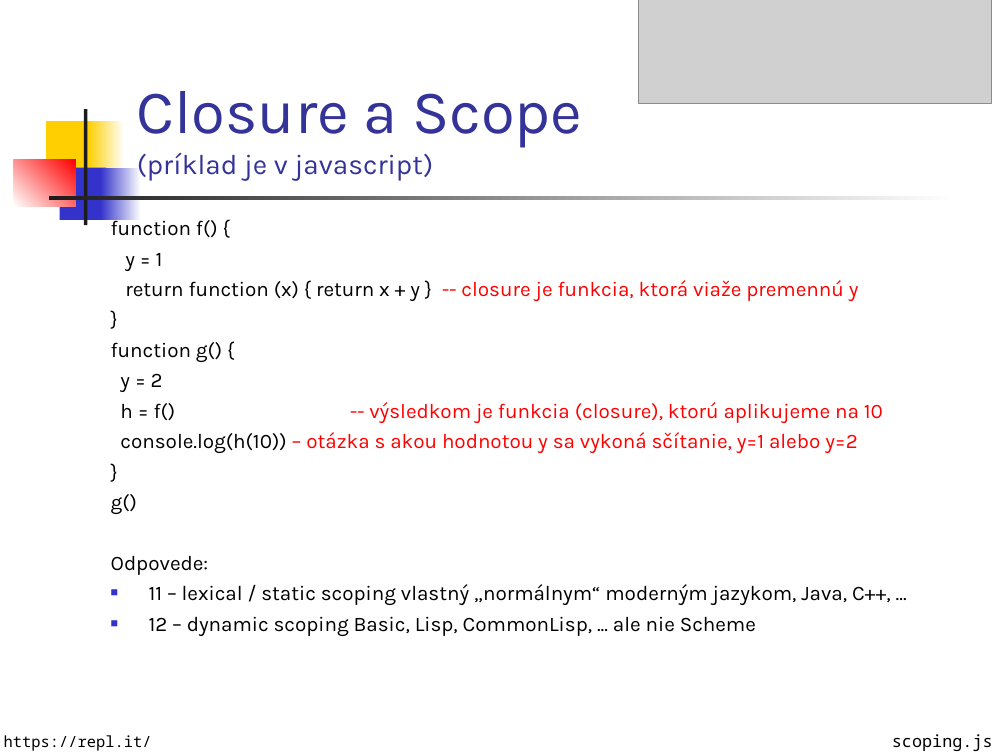
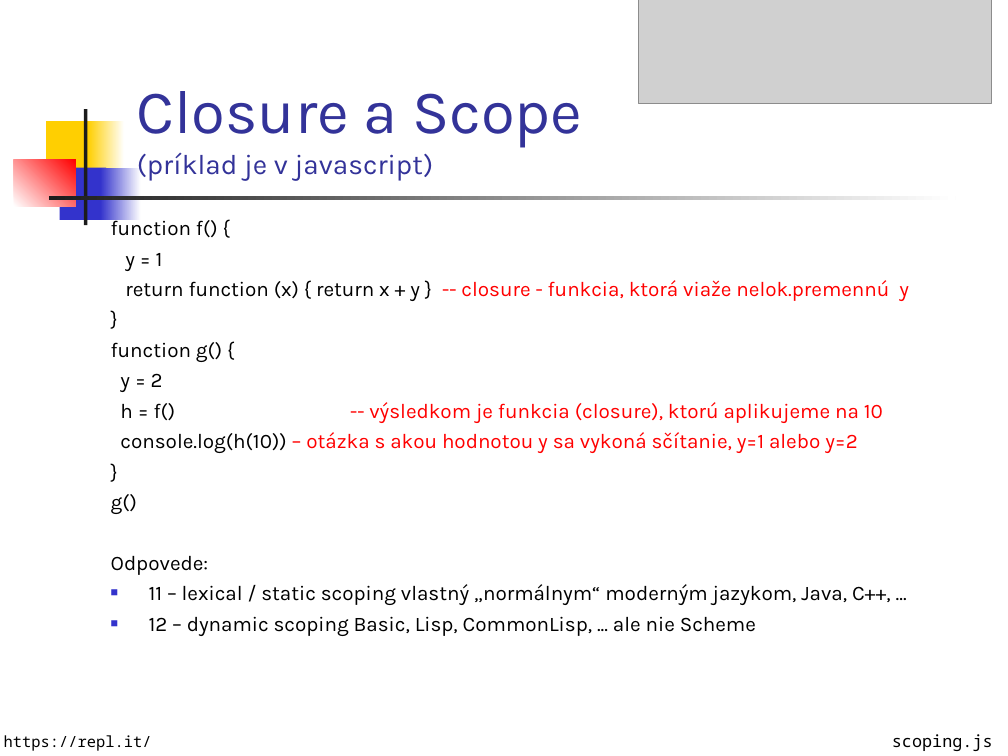
Before and after one commit to Funkcionalne/Prednasky, a slide deck: slide 12 of 01/01_fpro.ppt. Drawn at 1008x756 pixels with LibreOffice and Linux fonts; fonts in the diff are those of the drawing; grey boxes stand for pictures. Boxes give left, top, right and bottom in pixels: in the first picture for what was removed or moved away, otherwise in the second. Text is boxed around its words. In the diff, an @@ line names an element or a change of style, - is before the commit and + after.

```diff
--- a/01/01_fpro.ppt
+++ b/01/01_fpro.ppt
@@ text at (x1=125, y1=280, x2=909, y2=301): text changed @@
-return function (x) { return x + y } -- closure je funkcia, ktorá viaže premennú y
+return function (x) { return x + y } -- closure - funkcia, ktorá viaže nelok.premennú y
```
Also in this commit, not shown: 5 other slides changed, 1 other file.
